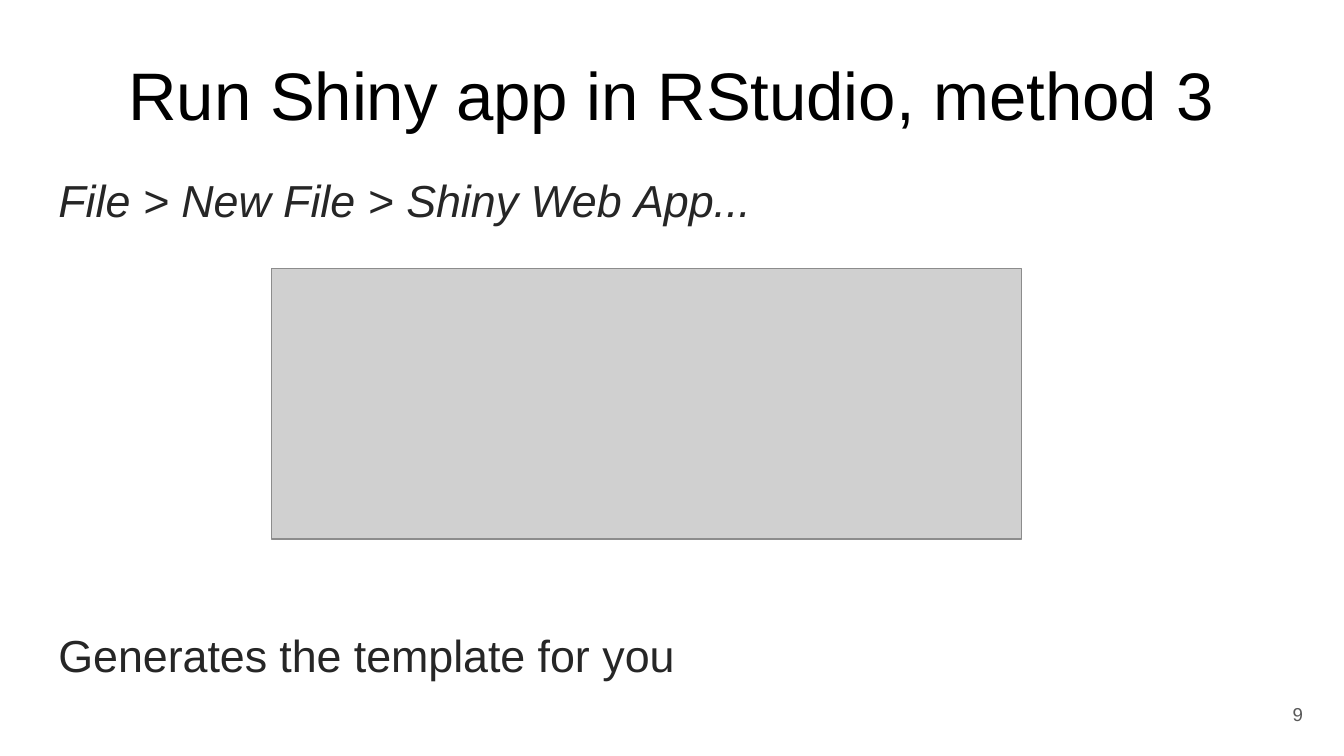
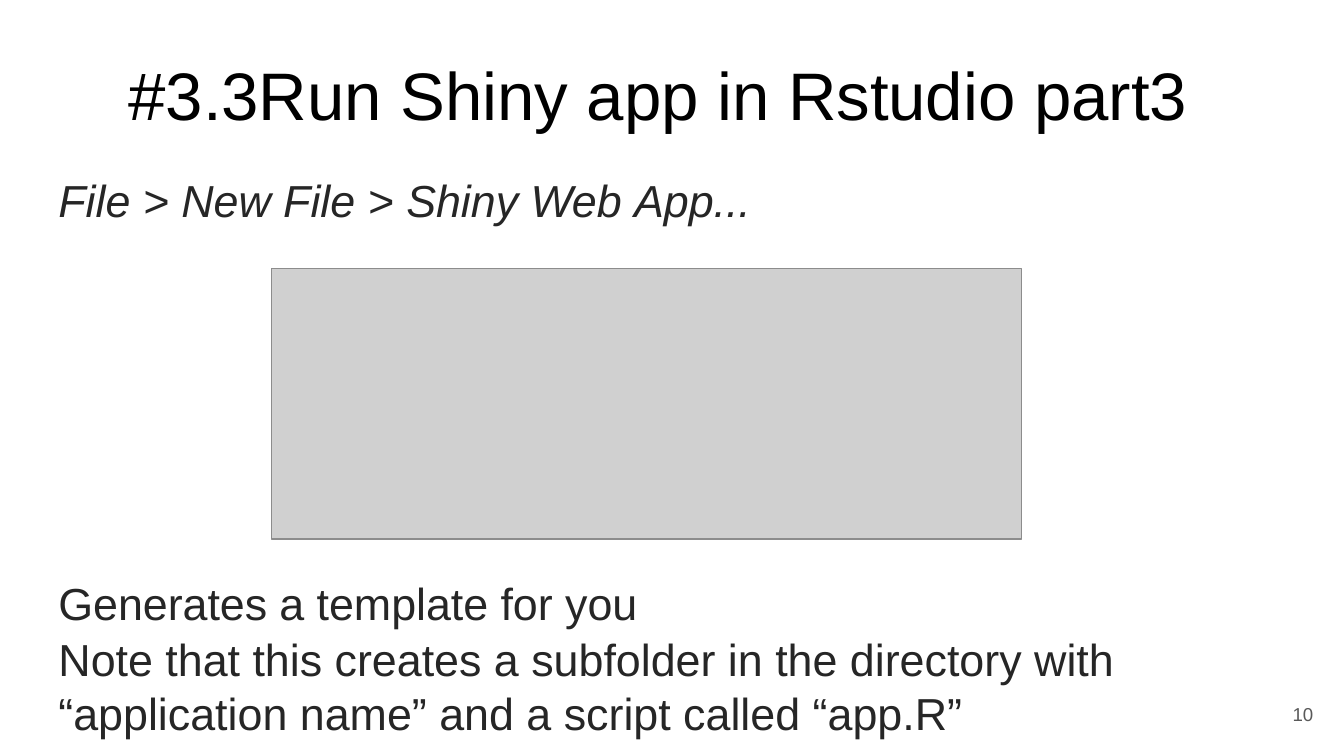
Before and after one commit to WHOIGit/Rshinypresentation, a slide deck: slide 10 of shinyRpresentation.odp (slide 9 before the commit). Drawn at 1344x756 pixels with LibreOffice and Linux fonts; fonts in the diff are those of the drawing; grey boxes stand for pictures. Boxes give left, top, right and bottom in pixels: in the first picture for what was removed or moved away, otherwise in the second. Text is boxed around its words. In the diff, an @@ line names an element or a change of style, - is before the commit and + after.

```diff
--- a/shinyRpresentation.odp
+++ b/shinyRpresentation.odp
@@ title at [128,71,1187,132]: text changed @@
-Run Shiny app in RStudio, method 3
+#3.3Run Shiny app in Rstudio part3
@@ text added at [58,587,1114,739], 24 pt, text #262626 @@
+Generates a template for you
+Note that this creates a subfolder in the directory with “application name” and a script called “app.R”
@@ text removed at [58,639,674,681] @@
-Generates the template for you
@@ page number at [1293,708,1314,721]: text changed @@
-9
+10
```
Also in this commit, not shown: 28 other slides changed, 10 slides added, 7 slides removed, 8 other files.
